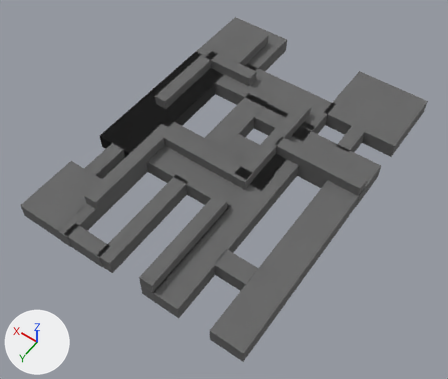
One commit to the COLLADA model Assigment 3/Step Counter/Step Counter/new_table_model.dae: the scene before it, then after it.
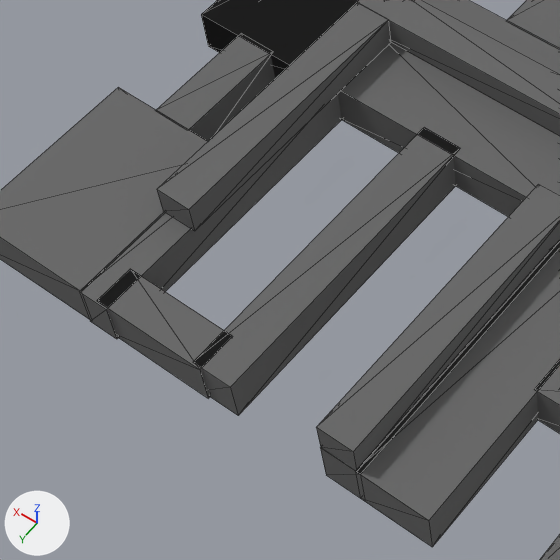
There are two pictures of each version: one whole from a 50 mm camera at (-0.0806, 0.0788, 0.109) aimed at (-0.0301, 0.008, -0.0021), one close up on the part from 7% to 50% of the width and 35% to 85% of the height. The lights are fixed; the arrows at lower left show +X, +Y and +Z. The close-ups show mesh edges as thin lines. Where no turn or scale is listed for an object, it has been applied to the vertices.
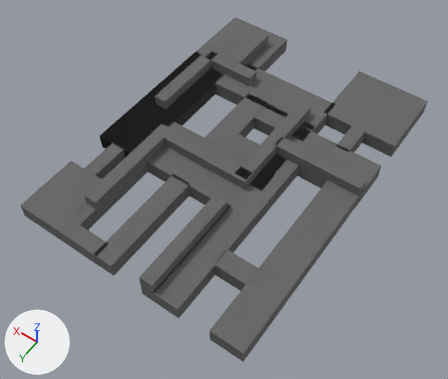
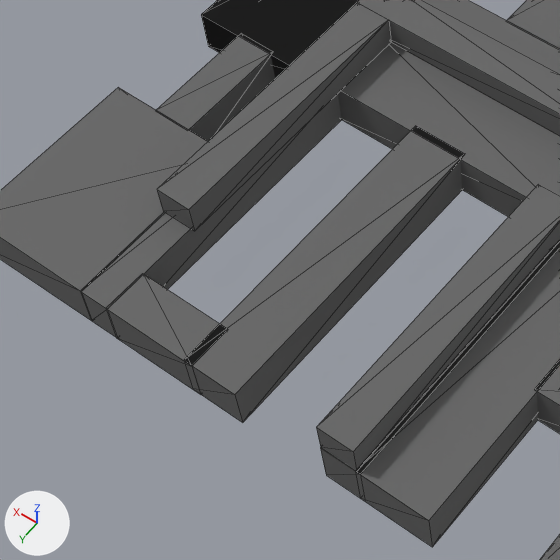
Boxes (x1, y1, x2, y2) around the edits, measured in the close-ups (560 x 560 px):
'pCube34', moved, rescaled: before (193, 129, 460, 416); after (184, 126, 464, 423)
'pCube33', moved: before (80, 94, 342, 339); after (82, 94, 342, 337)
'pCube50', moved, rescaled (10% narrower): before (97, 270, 232, 398); after (106, 273, 228, 395)
'pCube40', unchanged, covered by the edit: before (201, 0, 359, 79)
'pCube39', unchanged, uncovered by the edit: after (201, 0, 359, 79)

What changed in the scene script:
```text
Change ob_pcube33:
    ob_pcube33.location: (-0.01268, 0.02717, 0.00188) -> (-0.01268, 0.02709, 0.00188)
Change ob_pcube34:
    ob_pcube34.location: (-0.02351, 0.02717, 0.00188) -> (-0.02351, 0.02741, 0.00188)
    ob_pcube34.scale: (0.451, 0.56, 1.0) -> (0.616, 0.56, 1.0)
Change ob_pcube50:
    ob_pcube50.location: (-0.01775, 0.03839, 0.00188) -> (-0.01791, 0.03832, 0.00188)
    ob_pcube50.scale: (0.441, 0.213, 1.0) -> (0.484, 0.178, 1.0)
```
